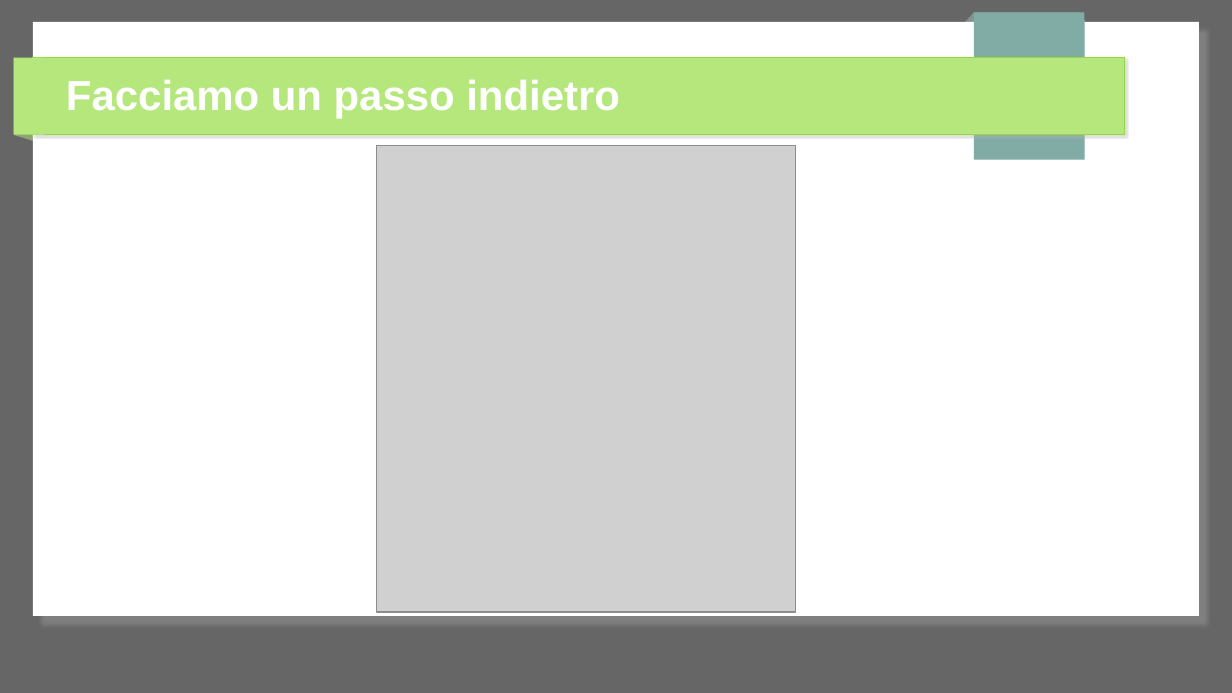
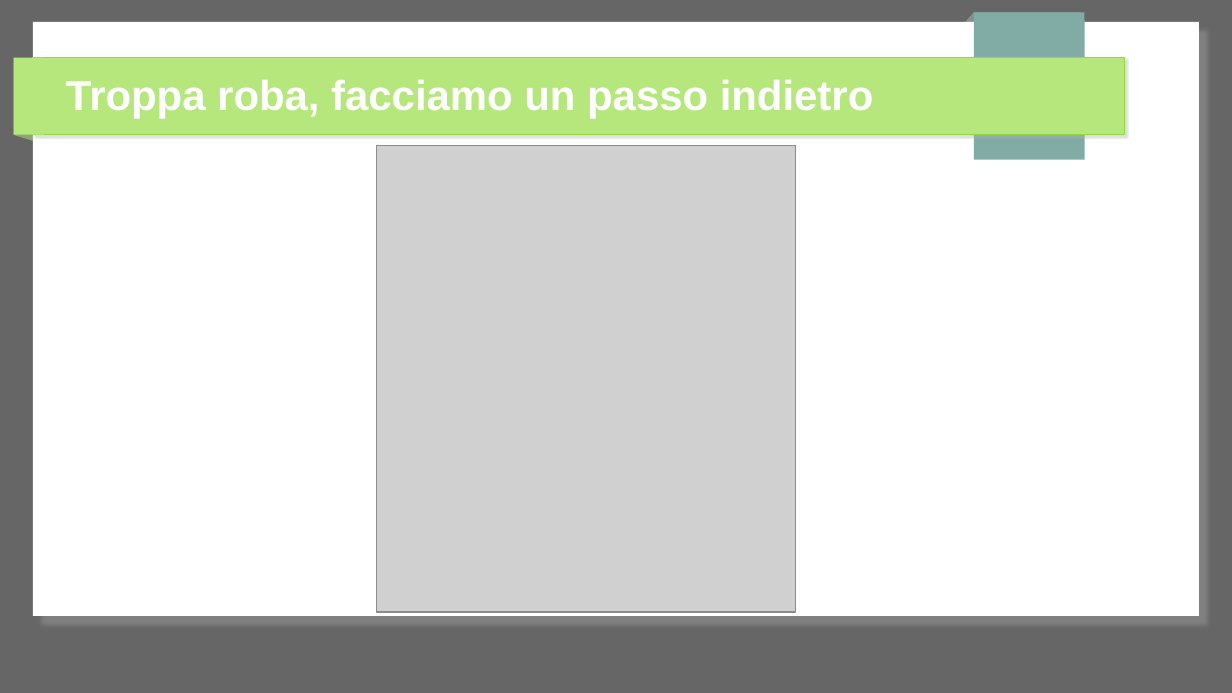
Before and after one commit to 0xfederico/cryptography-attacks, a slide deck: slide 4 of 01-padding oracle attack/presentations/Presentazione linux day 28 ottobre 2023.odp (slide 3 before the commit). Drawn at 1232x693 pixels with LibreOffice and Linux fonts; fonts in the diff are those of the drawing; grey boxes stand for pictures. Boxes give left, top, right and bottom in pixels: in the first picture for what was removed or moved away, otherwise in the second. Text is boxed around its words. In the diff, an @@ line names an element or a change of style, - is before the commit and + after.

Commit message:
updated slides

```diff
--- a/01-padding oracle attack/presentations/Presentazione linux day 28 ottobre 2023.odp
+++ b/01-padding oracle attack/presentations/Presentazione linux day 28 ottobre 2023.odp
@@ title at bbox=[66, 79, 874, 118]: text changed @@
-Facciamo un passo indietro
+Troppa roba, facciamo un passo indietro
```
Also in this commit, not shown: 1 other slide changed, 1 slide added.
